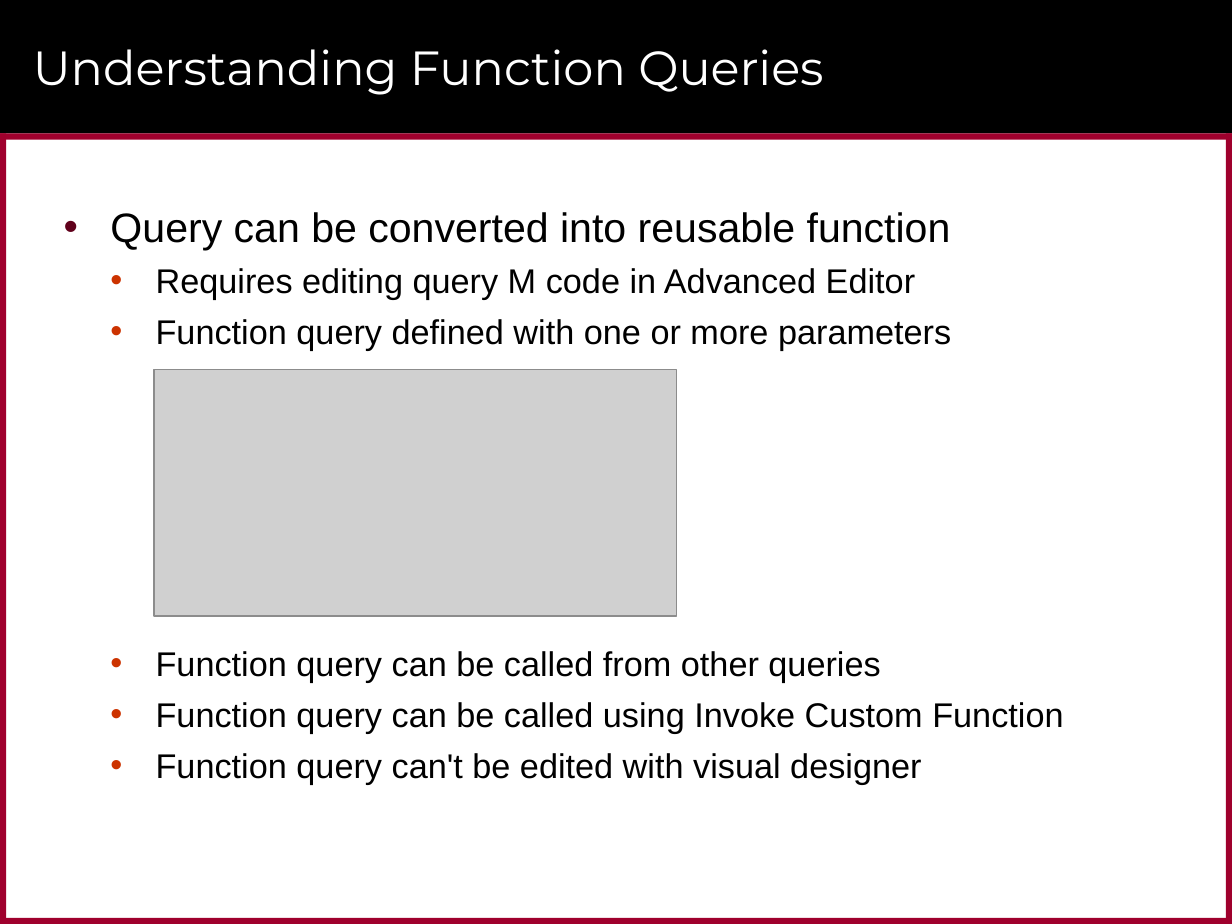
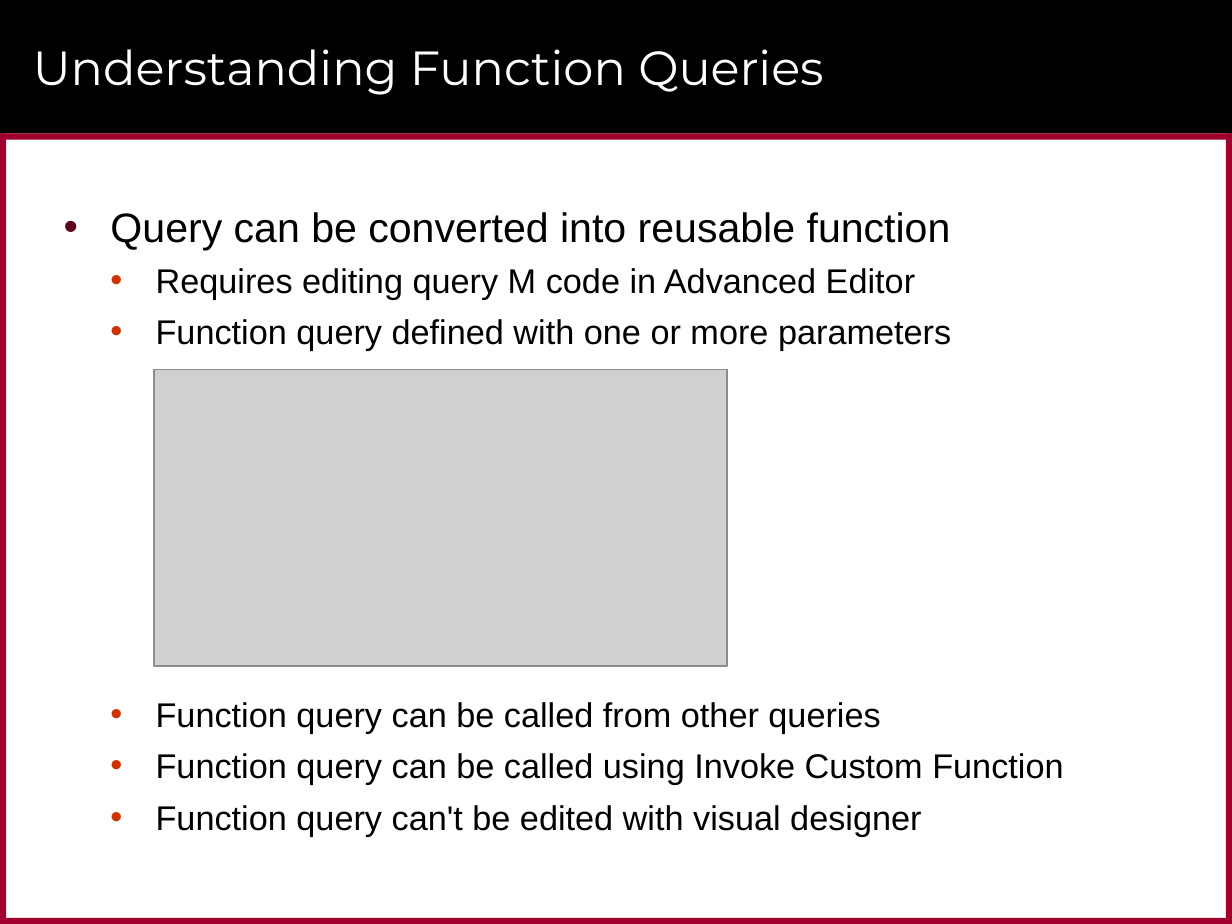
Before and after one commit to CriticalPathTraining/Intro2M, a slide deck: slide 39 of Advanced Query Design.pptx (slide 38 before the commit). Drawn at 1232x924 pixels with LibreOffice and Linux fonts; fonts in the diff are those of the drawing; grey boxes stand for pictures; background and template pictures are left out. Boxes give left, top, right and bottom in pixels: in the first picture for what was removed or moved away, otherwise in the second. Text is boxed around its words. In the diff, an @@ line names an element or a change of style, - is before the commit and + after.

```diff
--- a/Advanced Query Design.pptx
+++ b/Advanced Query Design.pptx
@@ text "Query can be converted into ..." rewrapped from (110, 212, 1063, 785) to (110, 212, 1063, 836) @@
@@ picture: place and size @@
-picture at (154, 370, 676, 616)
+picture at (154, 370, 727, 667)
```
Also in this commit, not shown: 11 other slides changed, 2 slides added, 4 other files.
